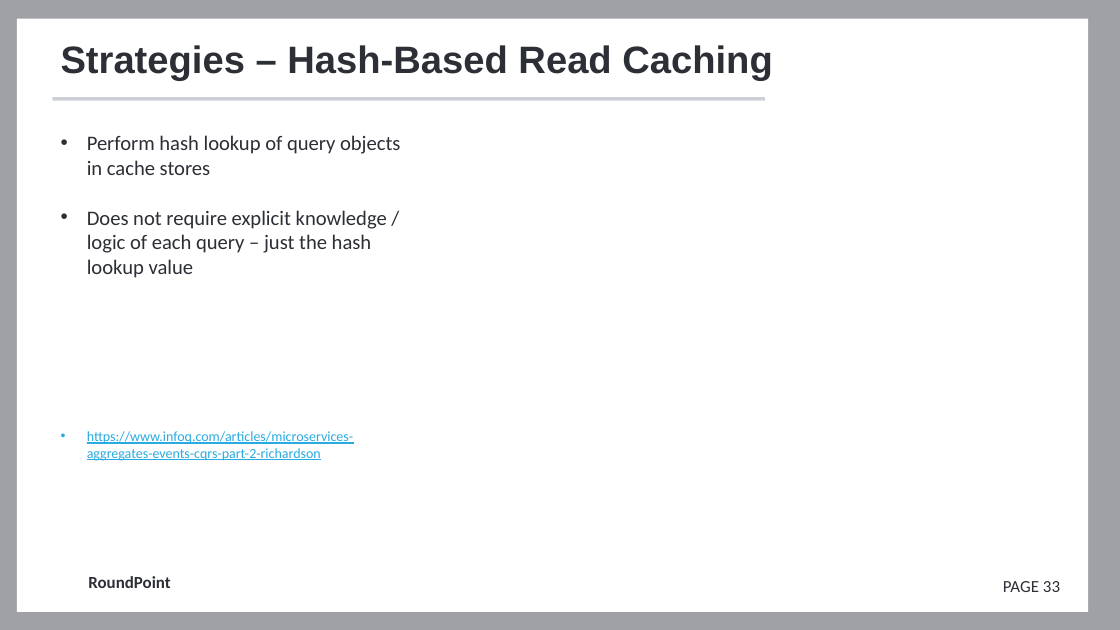
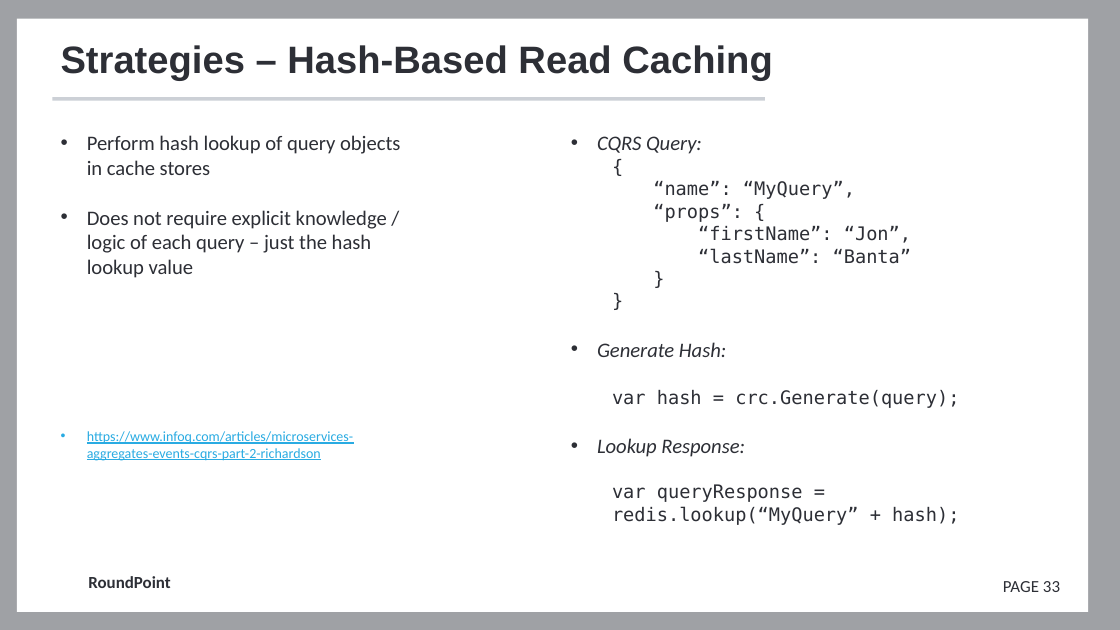
Before and after one commit to FrameworkFactory/cqrs-presentation, a slide deck: slide 33 of docs/Presentation.pptx. Drawn at 1120x630 pixels with LibreOffice and Linux fonts; fonts in the diff are those of the drawing; background and template pictures are left out. Boxes give left, top, right and bottom in pixels: in the first picture for what was removed or moved away, otherwise in the second. Text is boxed around its words. In the diff, an @@ line names an element or a change of style, - is before the commit and + after.

Commit message:
Updates to the presentation

```diff
--- a/docs/Presentation.pptx
+++ b/docs/Presentation.pptx
@@ text added at [597, 136, 959, 525], 16 pt, text #2D2F36 @@
+• CQRS Query:
+  {
+    “name”: “MyQuery”,
+    “props”: {
+    “firstName”: “Jon”,
+    “lastName”: “Banta”
+    }
+  }
+• Generate Hash:
+  var hash = crc.Generate(query);
+• Lookup Response:
+  var queryResponse = redis.lookup(“MyQuery” + hash);
```
Also in this commit, not shown: 1 other slide changed.
